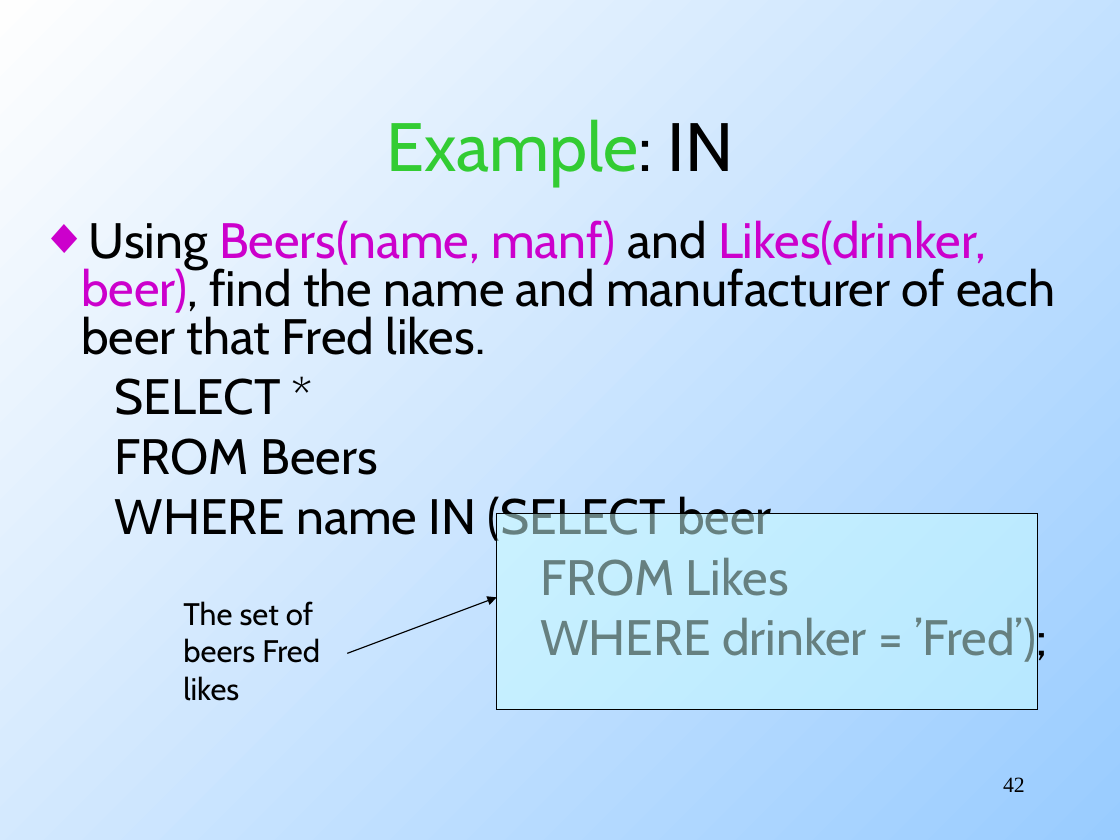
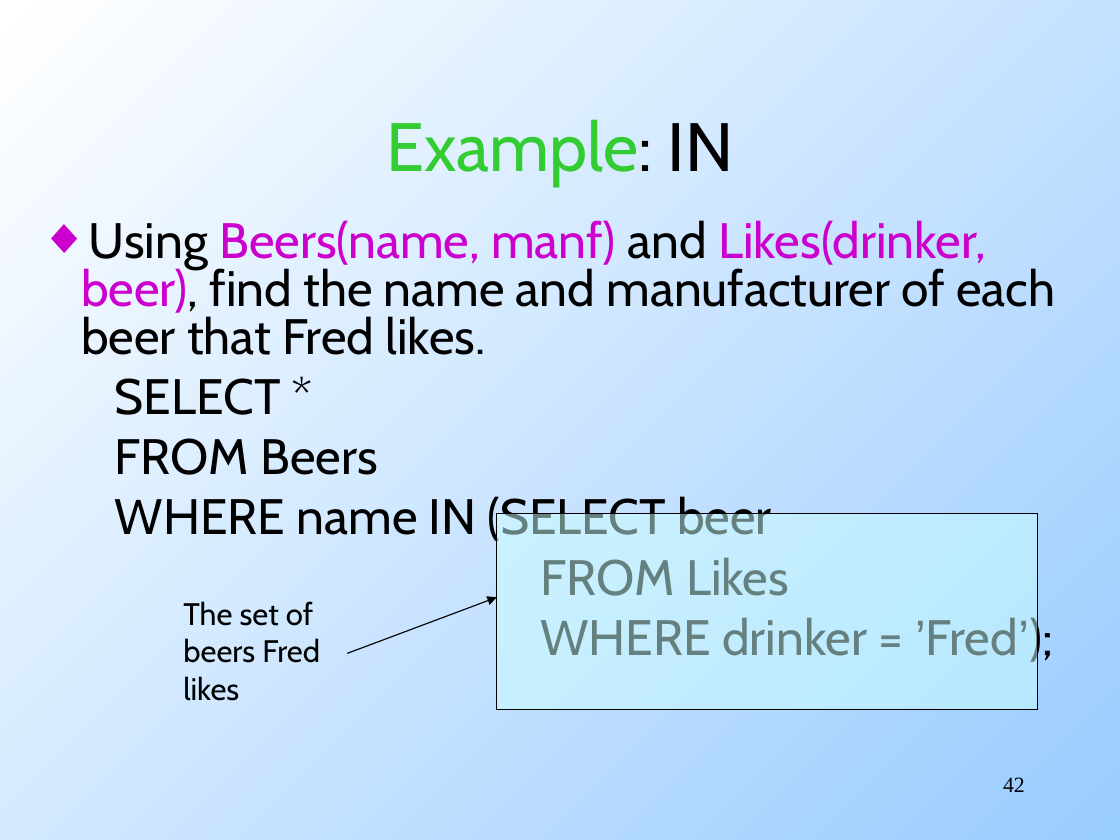
Before and after one commit to mohankgaddam/eas503ubcourse, a slide deck: slide 42 of _downloads/SQL.ppt. Drawn at 1120x840 pixels with LibreOffice and Linux fonts; fonts in the diff are those of the drawing. Boxes give left, top, right and bottom in pixels: in the first picture for what was removed or moved away, otherwise in the second. Text is boxed around its words. In the diff, an @@ line names an element or a change of style, - is before the commit and + after.

```diff
--- a/_downloads/SQL.ppt
+++ b/_downloads/SQL.ppt
@@ background gradient #99CCFF to #FEFEFE to gradient #99CCFF to #FFFFFF @@
@@ text at [540, 615, 1053, 665]: font Cabin to Arial in "’Fred’);" @@
```
Also in this commit, not shown: 60 other slides changed, 48 slides added.
